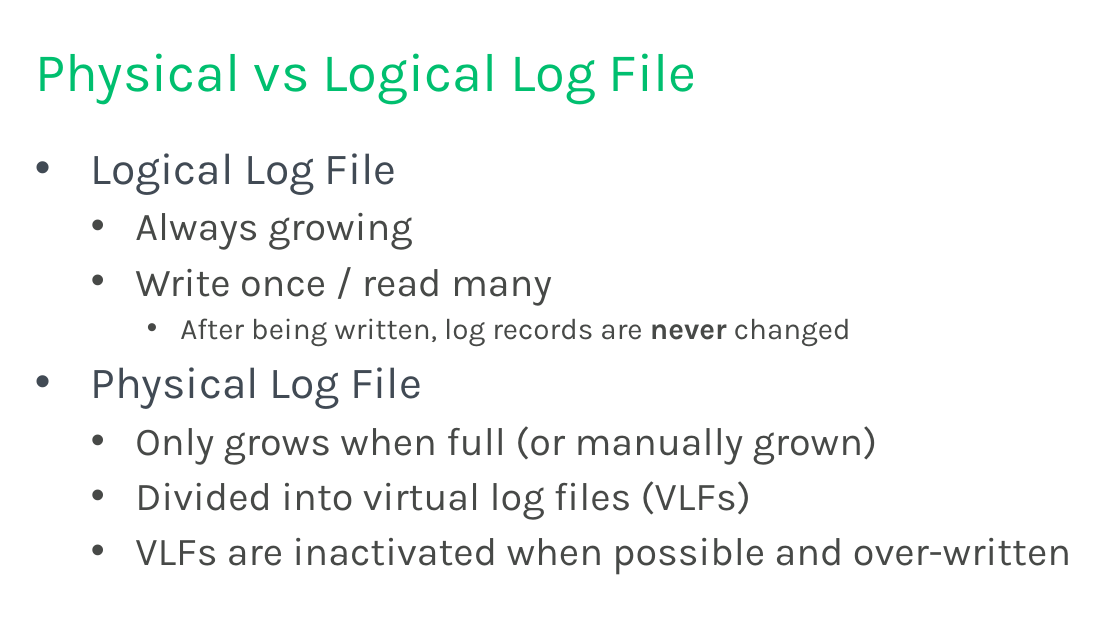
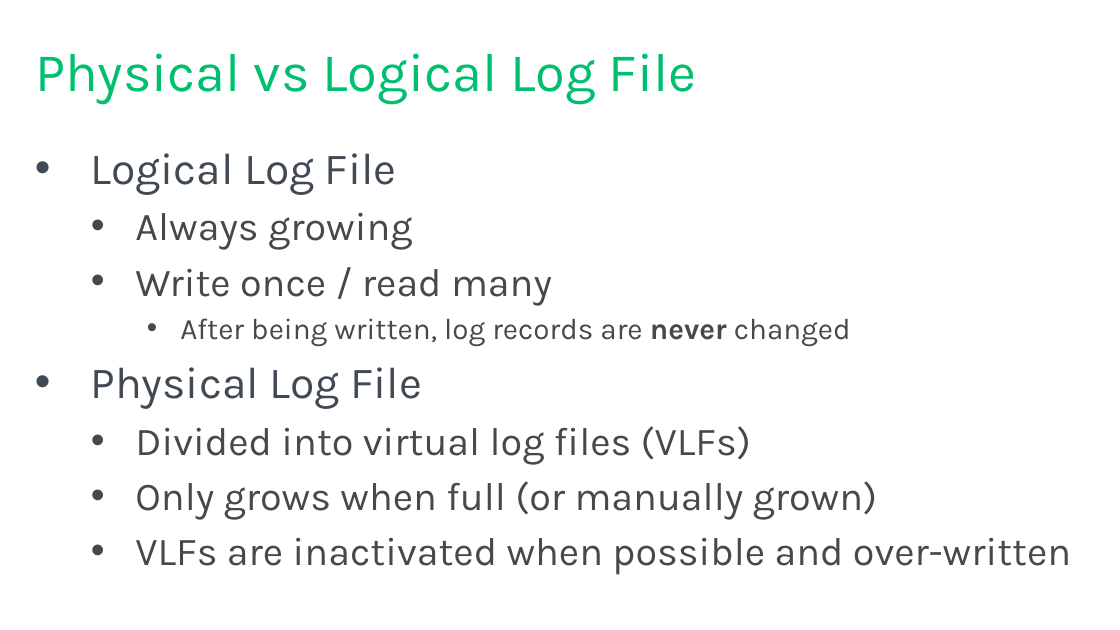
Before and after one commit to tf3604/LogFilePresentation, a slide deck: slide 6 of TransactionLog.pptx. Drawn at 1120x630 pixels with LibreOffice and Linux fonts; fonts in the diff are those of the drawing; background and template pictures are left out. Boxes give left, top, right and bottom in pixels: in the first picture for what was removed or moved away, otherwise in the second. Text is boxed around its words. In the diff, an @@ line names an element or a change of style, - is before the commit and + after.

```diff
--- a/TransactionLog.pptx
+++ b/TransactionLog.pptx
@@ text at (x1=135, y1=426, x2=751, y2=464): paragraph added @@
+  • Divided into virtual log files (VLFs)
@@ text at (x1=135, y1=481, x2=751, y2=520): paragraph removed @@
-  • Divided into virtual log files (VLFs)
```
Also in this commit, not shown: 1 slide removed.
